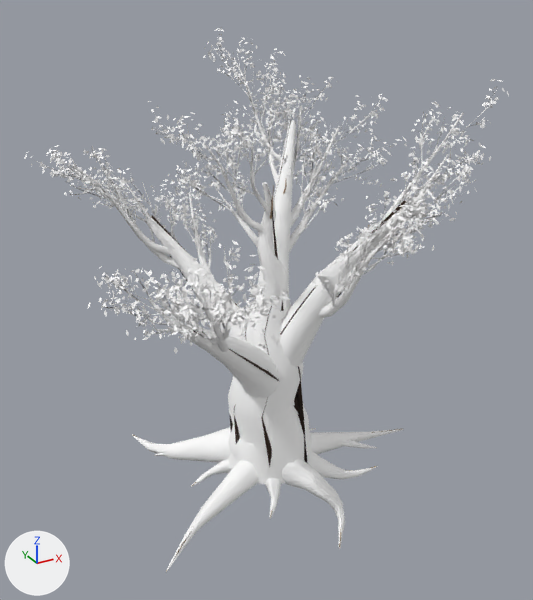
What one commit did to the glTF model assets/models/ancient_tree/ancient_tree_lod2.glb.
One viewpoint serves both versions: a camera (50 mm lens) standing at (-16.1, -29.1, 24.5) and looking at (-0.1, 0.0, 10.0). Every picture has the same lights, and +X, +Y and +Z are marked at lower left. The picture after the commit comes second. Vertices at exactly the same position are counted once.

The older version as bpy lines, for what is in view:
```python
ob_ancientleaves_lod2 = bpy.data.objects.new('AncientLeaves_LOD2', me_ancientleaves_mesh_002)
ob_ancientleaves_lod2.location = (0.0, 0.0, 0.0)
ob_ancienttreewood_lod2 = bpy.data.objects.new('AncientTreeWood_LOD2', me_trunkcore_curve_002)
ob_ancienttreewood_lod2.location = (0.0, 0.0, 0.0)
ob_directedbarkgrooves_lod2 = bpy.data.objects.new('DirectedBarkGrooves_LOD2', me_directedbarkgrooves_curve_002)
ob_directedbarkgrooves_lod2.location = (0.0, 0.0, 0.0)
ob_finebranches_lod2 = bpy.data.objects.new('FineBranches_LOD2', me_finebranches_curve_002)
ob_finebranches_lod2.location = (0.0, 0.0, 0.0)
```
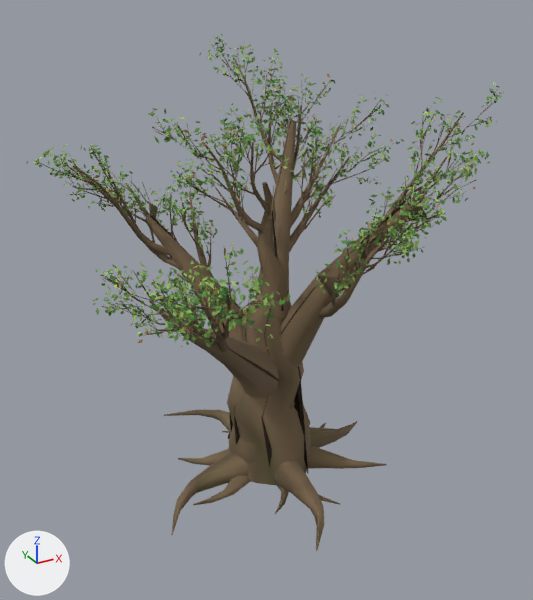
Boxes [x1, y1, x2, y2] around the edits, measured in the pictures (533 x 600 px; the box of a moved part takes in the faces that stretch with it):
'AncientTreeWood_LOD2', recoloured, reshaped
    before: [39, 44, 493, 573]
    after: [40, 44, 493, 551]
'AncientLeaves_LOD2', recoloured, reshaped
    before: [25, 27, 509, 354]
    after: [27, 34, 504, 350]
'FineBranches_LOD2', recoloured
    both: [34, 41, 498, 339]
part 1 of me_trunkcore_curve_002, rebuilt (19% narrower)
    before: [282, 459, 345, 547]
    after: [274, 461, 325, 550]
part 2 of me_trunkcore_curve_002, rebuilt (not visible afterwards)
    before: [132, 427, 231, 462]
part 3 of me_trunkcore_curve_002, rebuilt (not visible before)
    after: [318, 494, 340, 505]
part 4 of me_trunkcore_curve_002, rebuilt (not visible before)
    after: [193, 476, 251, 505]
part 5 of me_trunkcore_curve_002, deleted (mostly hidden)
    before: [339, 440, 377, 549]
part 6 of me_trunkcore_curve_002, moved or reshaped
    before: [73, 97, 464, 573]
    after: [107, 106, 428, 548]
part 7 of me_trunkcore_curve_002, reshaped
    before: [153, 291, 238, 351]
    after: [153, 292, 238, 351]
part 8 of me_ancientleaves_mesh_002, deleted
    before: [25, 27, 509, 354]
part 9 of me_ancientleaves_mesh_002, built on
    before: [46, 40, 498, 347]
    after: [27, 34, 504, 350]

What changed in the scene script:
```text
Change mat_ancientbark:
    where n0 = _N.new('ShaderNodeBsdfPrincipled'); n0.name = 'Principled BSDF'
    remove n0.inputs[0].default_value = (1.0, 1.0, 1.0, 1.0)  # 'Base Color', white #ffffff
    add n2 = _N.new('ShaderNodeVertexColor'); n2.name = 'Color Attribute'
    add _L.new(n2.outputs[0], n0.inputs[0])  # 'Color' to 'Base Color'
Change mat_leafforest:
    where n0 = _N.new('ShaderNodeBsdfPrincipled'); n0.name = 'Principled BSDF'
    remove n0.inputs[0].default_value = (1.0, 1.0, 1.0, 1.0)  # 'Base Color', white #ffffff
    add n2 = _N.new('ShaderNodeVertexColor'); n2.name = 'Color Attribute'
    add _L.new(n2.outputs[0], n0.inputs[0])  # 'Color' to 'Base Color'
Change mat_leafsage:
    where n0 = _N.new('ShaderNodeBsdfPrincipled'); n0.name = 'Principled BSDF'
    remove n0.inputs[0].default_value = (1.0, 1.0, 1.0, 1.0)  # 'Base Color', white #ffffff
    add n2 = _N.new('ShaderNodeVertexColor'); n2.name = 'Color Attribute'
    add _L.new(n2.outputs[0], n0.inputs[0])  # 'Color' to 'Base Color'
Change mat_leafsunlit:
    where n0 = _N.new('ShaderNodeBsdfPrincipled'); n0.name = 'Principled BSDF'
    remove n0.inputs[0].default_value = (1.0, 1.0, 1.0, 1.0)  # 'Base Color', white #ffffff
    add n2 = _N.new('ShaderNodeVertexColor'); n2.name = 'Color Attribute'
    add _L.new(n2.outputs[0], n0.inputs[0])  # 'Color' to 'Base Color'
Change me_trunkcore_curve_002:
    remove me_trunkcore_curve_002.from_pydata(...)  # 4998 vertices, 6471 faces; spans x -9.2..10.3, y -9.9..8.7, z 0.0..21.2
    add me_trunkcore_curve_002.from_pydata(...)  # 4954 vertices, 6472 faces; spans x -9.2..10.3, y -9.9..8.7, z 0.0..21.2
    me_trunkcore_curve_002 part 1: the loose piece of 54 vertices spanning x -1.1..1.7, y -7.1..-0.2, z 0.0..2.2 is rebuilt with 48 vertices and now spans x -1.2..1.1, y -6.7..-0.2, z 0.0..2.4
    me_trunkcore_curve_002 part 2: the loose piece of 53 vertices spanning x -5.5..0.6, y -0.7..6.5, z 0.0..2.7 is rebuilt with 22 vertices and now spans x -3.0..0.1, y 0.5..7.6, z 0.0..2.1, in mat_barkraisedfiber
    me_trunkcore_curve_002 part 3: the loose piece of 23 vertices spanning x -0.1..1.4, y -7.0..-0.4, z 0.0..2.1 is rebuilt with 36 vertices and now spans x -0.5..1.7, y -4.5..-0.3, z 0.0..1.3, in mat_ancientbark
    me_trunkcore_curve_002 part 4: the loose piece of 14 vertices spanning x -4.3..-0.5, y -0.1..0.8, z 0.0..1.5 is rebuilt with 40 vertices and now spans x -4.8..-0.1, y -1.5..0.7, z 0.0..1.7, in mat_ancientbark
    me_trunkcore_curve_002 part 5: 12 loose pieces with 79 vertices, spanning x -4.3..6.1, y -7.1..5.2, z 0.0..2.5, are deleted
    me_trunkcore_curve_002 part 6: 82 vertices moved from x -7.8..7.8, y -4.5..6.6, z 0.0..18.2 to x -7.8..5.6, y -4.5..6.6, z 0.1..18.2; 761 vertices removed from x -7.8..8.9, y -7.0..6.7, z 0.0..18.9; 684 vertices added at x -6.6..6.9, y -6.7..7.6, z 0.0..17.5
    me_trunkcore_curve_002 part 7: 4 vertices moved within x -7.2..-4.8, y -5.4..-3.3, z 10.5..13.4; 35 vertices removed from x -7.2..-3.7, y -7.2..-1.9, z 9.6..14.6; 11 vertices added at x -6.1..-3.9, y -6.0..-2.0, z 9.6..12.9
    other edits to the shape of me_trunkcore_curve_002 do not show in these pictures
Change me_ancientleaves_mesh_002:
    remove me_ancientleaves_mesh_002.from_pydata(...)  # 16371 vertices, 8415 faces; spans x -9.8..11.0, y -10.1..9.7, z 10.2..22.0
    add me_ancientleaves_mesh_002.from_pydata(...)  # 16358 vertices, 8408 faces; spans x -9.7..11.2, y -10.1..9.5, z 10.2..21.7
    me_ancientleaves_mesh_002 part 8: 2779 loose pieces with 11405 vertices, spanning x -9.8..11.0, y -10.0..9.7, z 10.5..22.0, are deleted
    me_ancientleaves_mesh_002 part 9: 571 vertices moved within x -9.5..9.9, y -9.8..8.7, z 11.0..21.4; 3309 vertices removed from x -9.4..10.2, y -10.1..9.3, z 10.7..21.4; 14701 vertices added at x -9.7..11.2, y -10.1..9.5, z 10.5..21.7
    other edits to the shape of me_ancientleaves_mesh_002 do not show in these pictures
```
